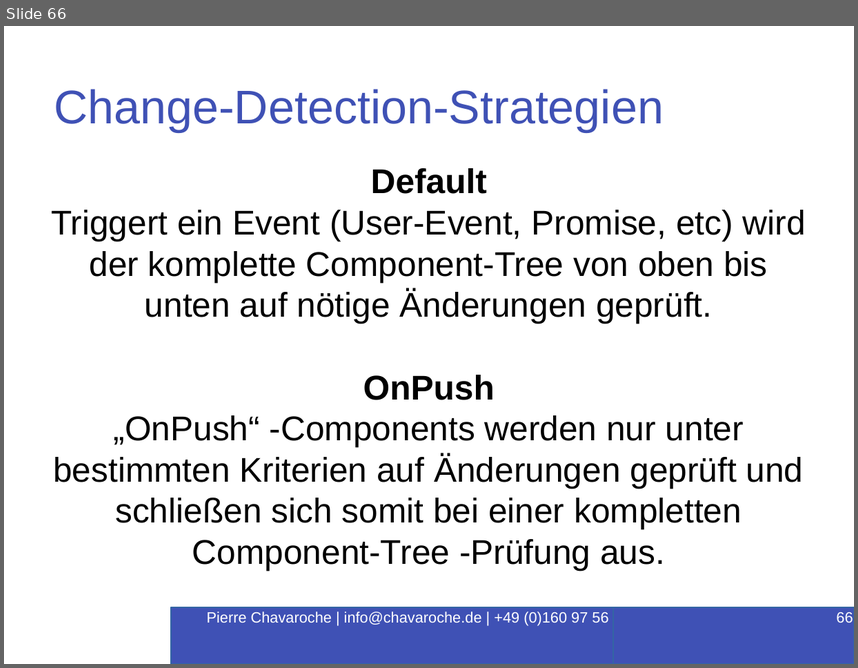
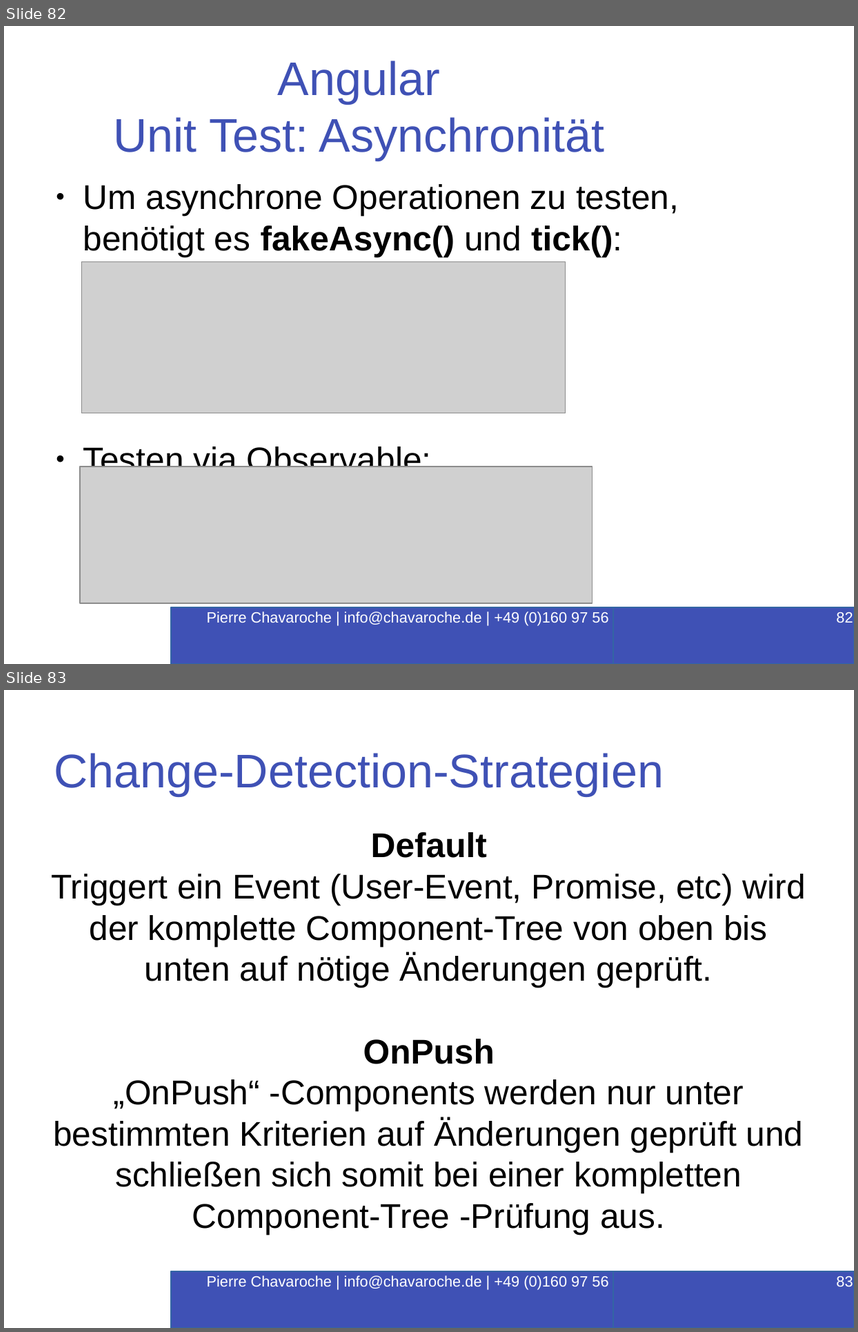
Before and after one commit to PierreChavaroche/workshop-presentation, a slide deck: Angular-RxJS.odp. Shown one above the other, each under a label of ours: slide 66 before the commit, slides 82 and 83 after it. The pictures are 858x668 and 858x1332 pixels, drawn with LibreOffice and Linux fonts; fonts in the diff are those of the drawing; grey boxes stand for pictures; background and template pictures are left out. Boxes give left, top, right and bottom in pixels: in the first picture for what was removed or moved away, otherwise in the second. Text is boxed around its words. In the diff, an @@ line names an element or a change of style, - is before the commit and + after.

```diff
--- a/Angular-RxJS.odp
+++ b/Angular-RxJS.odp
@@ slide 82 added at (4, 26, 854, 664), background #FFFFFF @@
@@ title added at (113, 60, 604, 160), 44 pt, text #3F51B5 @@
+Angular
+Unit Test: Asynchronität
@@ text added at (83, 184, 679, 467), 32 pt, text #000000 @@
+● Um asynchrone Operationen zu testen, benötigt es fakeAsync() und tick():
+● Testen via Observable:
@@ picture added at (81, 261, 566, 413) @@
@@ picture added at (80, 466, 592, 603) @@
@@ rectangle added at (172, 607, 688, 664), fill #3F51B5, outline #3465A4 1.5 pt, 14 pt, text #FFFFFF @@
+Pierre Chavaroche | info@chavaroche.de | +49 (0)160 97 56 16 87
@@ page number added at (613, 607, 854, 664), fill #3F51B5, outline #3465A4 1.5 pt, 14 pt, text #FFFFFF @@
+82
@@ what was slide 66 is now slide 83 @@
@@ page number at (836, 1276, 853, 1286): text changed @@
-66
+83
```
Also in this commit, not shown: 5 slides changed, 13 other slides added, 16 other files.
